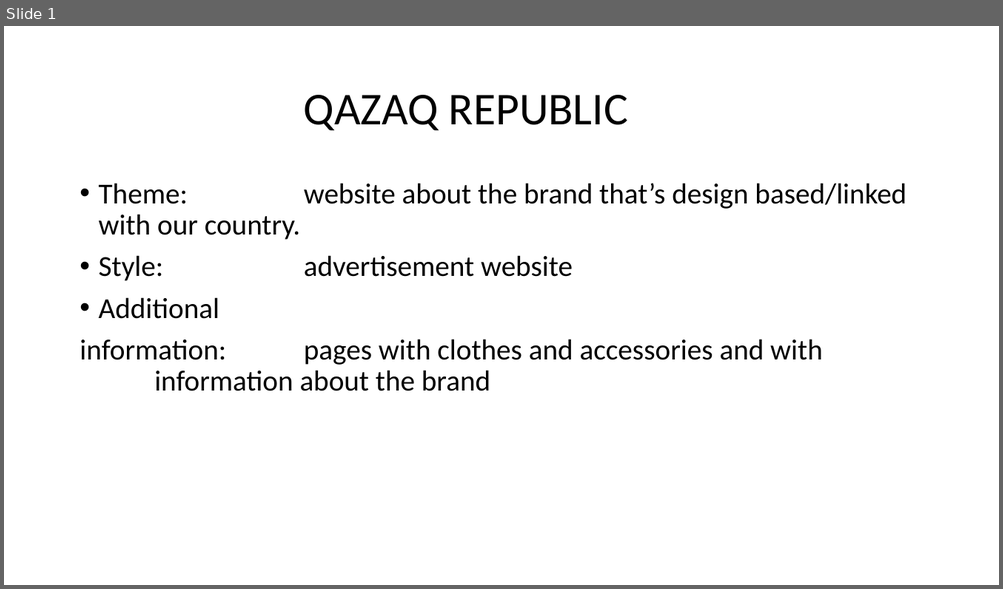
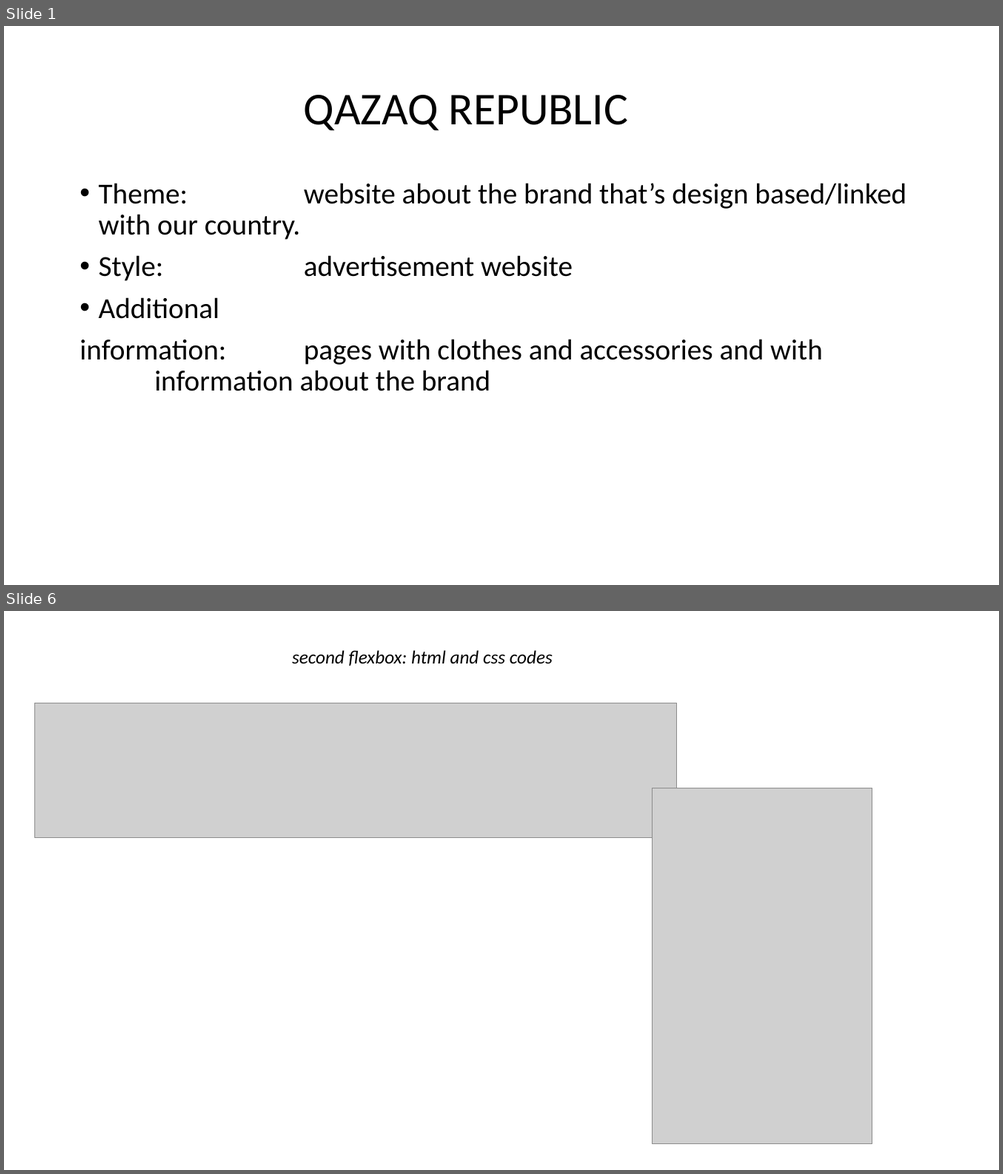
Before and after one commit to tanbayevagulnara/project-2, a slide deck: project2.pptx. Shown one above the other, each under a label of ours: slide 1 before the commit, slides 1 and 6 after it; the slides between them are not shown. The pictures are 1003x589 and 1003x1174 pixels, drawn with LibreOffice and Linux fonts; fonts in the diff are those of the drawing; grey boxes stand for pictures. Boxes give left, top, right and bottom in pixels: in the first picture for what was removed or moved away, otherwise in the second. Text is boxed around its words. In the diff, an @@ line names an element or a change of style, - is before the commit and + after.

```diff
--- a/project2.pptx
+++ b/project2.pptx
@@ slide 6 added at (4,611,999,1170), background #FFFFFF @@
@@ text added at (292,650,552,666), 18 pt, text #000000, italic @@
+second flexbox: html and css codes
@@ picture added at (34,703,676,838) @@
@@ picture added at (652,788,873,1145) @@
```
Also in this commit, not shown: 25 other slides added, 2 slides removed, 4 other files.
